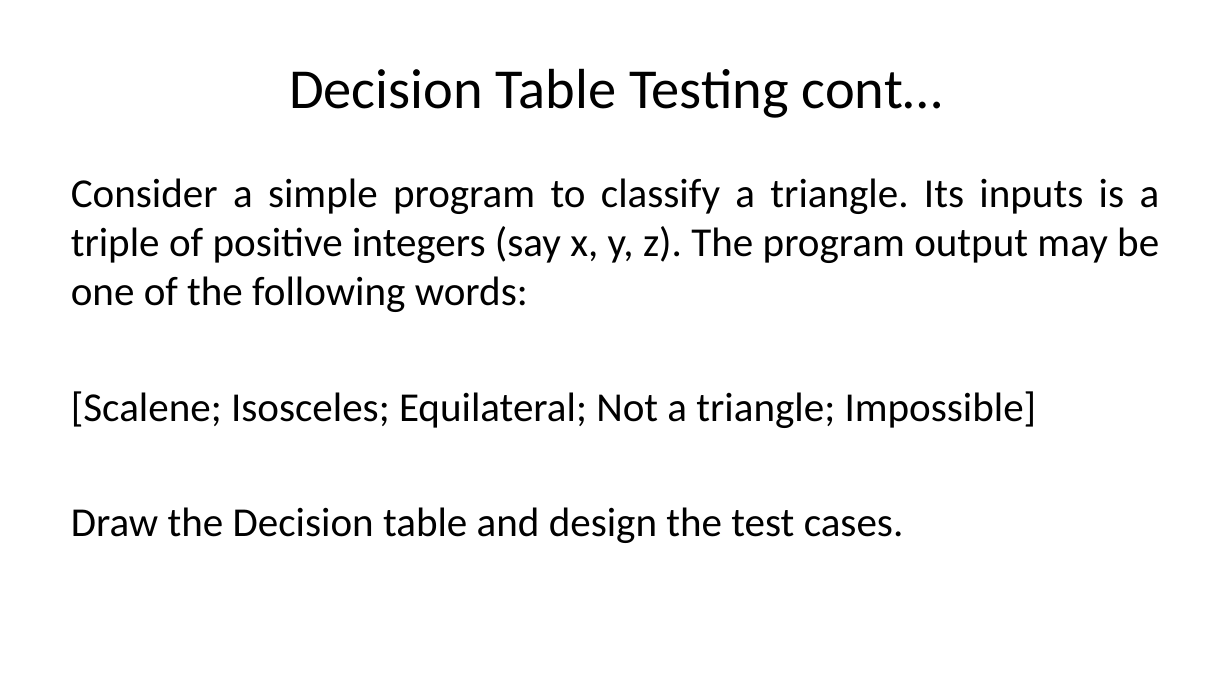
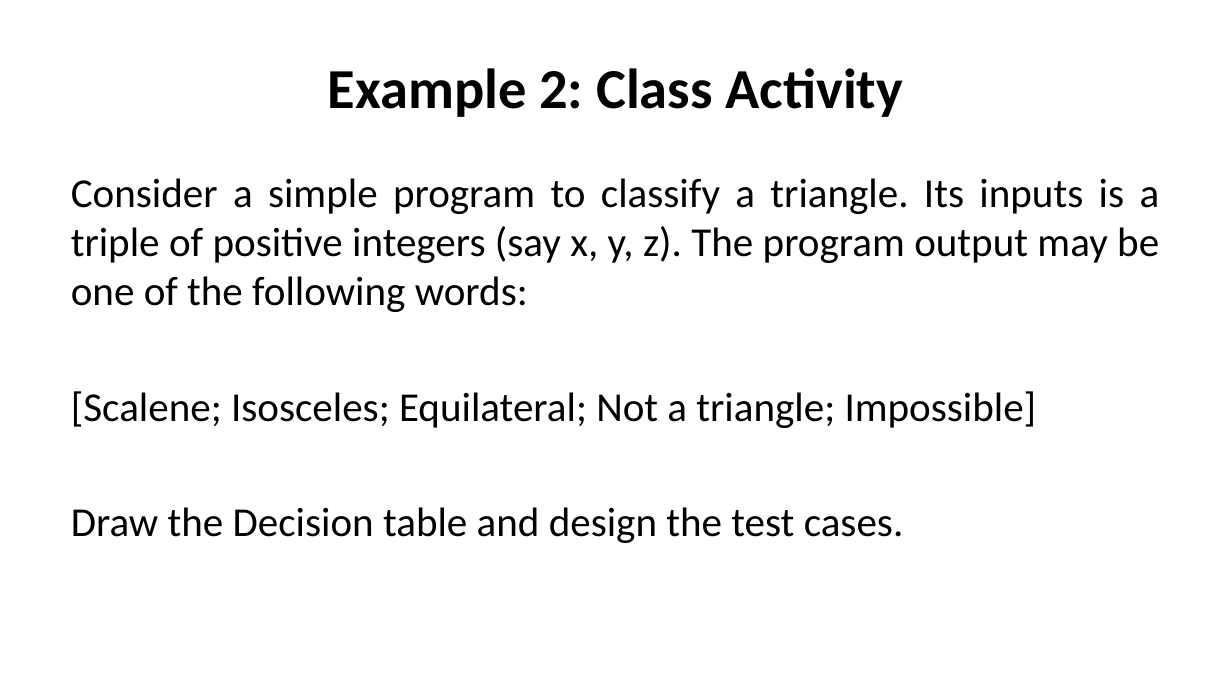
Before and after one commit to nashurgessa/Software-Testing-batch-2022-23, a slide deck: slide 7 of slides/L10 Decision_Table.pptx. Drawn at 1232x693 pixels with LibreOffice and Linux fonts; fonts in the diff are those of the drawing. Boxes give left, top, right and bottom in pixels: in the first picture for what was removed or moved away, otherwise in the second. Text is boxed around its words. In the diff, an @@ line names an element or a change of style, - is before the commit and + after.

```diff
--- a/slides/L10 Decision_Table.pptx
+++ b/slides/L10 Decision_Table.pptx
@@ title at <box>328,68,903,117</box>: text changed; bold on @@
-Decision Table Testing cont…
+Example 2: Class Activity
```
Also in this commit, not shown: 3 other slides changed, 1 slide added, 1 other file.
